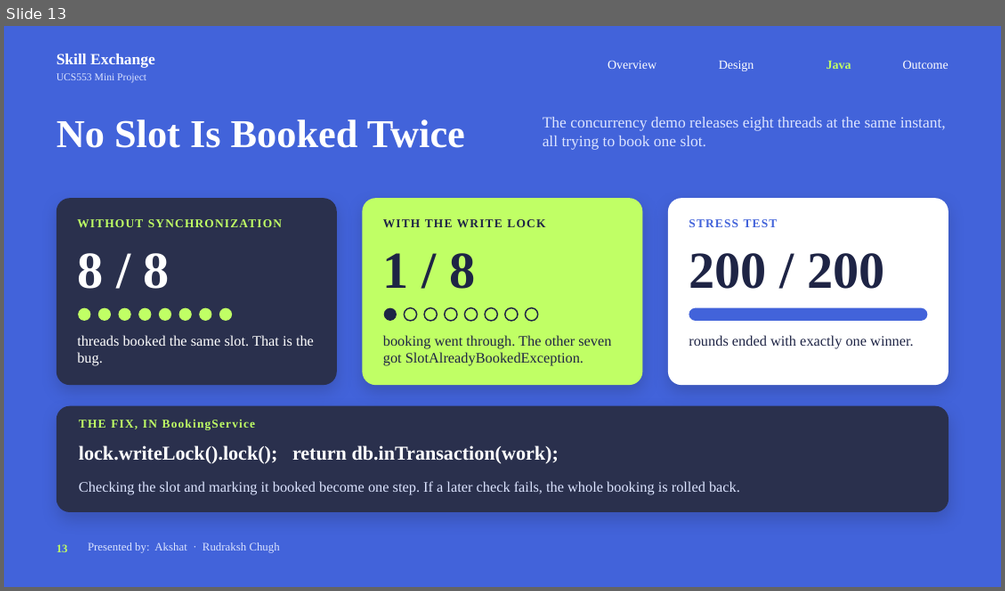
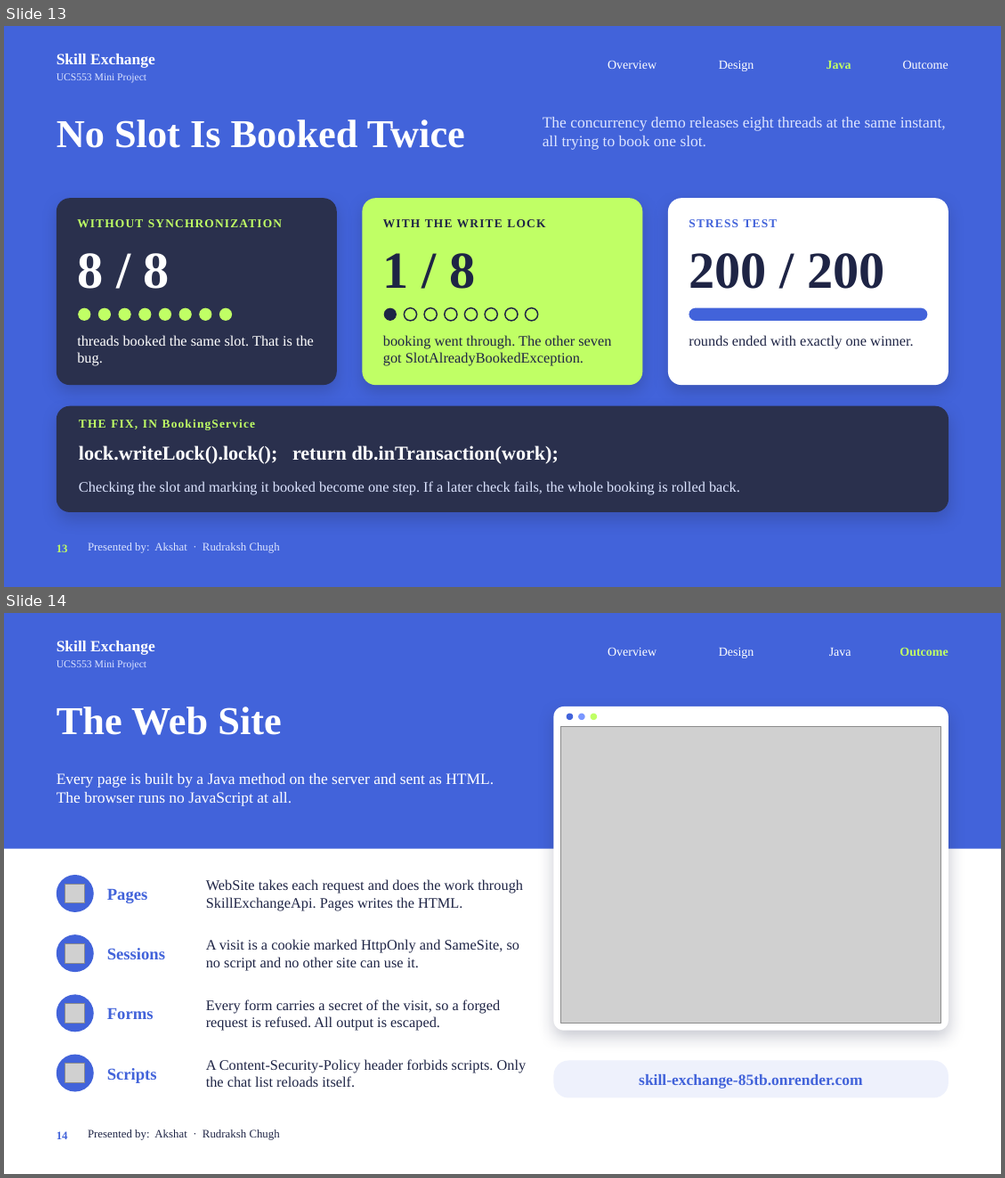
Before and after one commit to RudrakshChugh/JavaProject, a slide deck: Project Presentation.pptx. Shown one above the other, each under a label of ours: slide 13 before the commit, slides 13 and 14 after it. The pictures are 1005x591 and 1005x1178 pixels, drawn with LibreOffice and Linux fonts; fonts in the diff are those of the drawing; grey boxes stand for pictures; background and template pictures are left out. Boxes give left, top, right and bottom in pixels: in the first picture for what was removed or moved away, otherwise in the second. Text is boxed around its words. In the diff, an @@ line names an element or a change of style, - is before the commit and + after.

Commit message:
Update the presentation: web site, hosting, two front ends over one server

```diff
--- a/Project Presentation.pptx
+++ b/Project Presentation.pptx
@@ slide 14 added at [4, 613, 1001, 1174], background #FFFFFF; not listed: 2 template elements that a slide beside it also shows @@
@@ rectangle added at [4, 613, 1001, 849], fill #4263DA @@
@@ text added at [607, 647, 656, 656], 12 pt, text #FFFFFF @@
+Overview
@@ text added at [719, 648, 754, 658], 12 pt, text #FFFFFF @@
+Design
@@ text added at [829, 648, 851, 656], 12 pt, text #FFFFFF @@
+Java
@@ text added at [899, 648, 947, 656], 12 pt, text #C0FF65, bold @@
+Outcome
@@ title added at [57, 706, 281, 735], 38 pt, text #FFFFFF, bold @@
+The Web Site
@@ rounded rectangle added at [554, 706, 948, 1030], fill #FFFFFF @@
@@ ellipse added at [566, 714, 573, 720], fill #4263DA @@
@@ ellipse added at [578, 714, 585, 720], fill #7A97FF @@
@@ ellipse added at [591, 714, 597, 720], fill #C0FF65 @@
@@ picture added at [561, 727, 941, 1022] @@
@@ text added at [57, 773, 494, 806], 15 pt, text #FFFFFF @@
+Every page is built by a Java method on the server and sent as HTML. The browser runs no JavaScript at all.
@@ ellipse added at [57, 875, 94, 912], fill #4263DA @@
@@ text added at [206, 879, 523, 911], 14 pt, text #1E2445 @@
+WebSite takes each request and does the work through SkillExchangeApi. Pages writes the HTML.
@@ picture added at [65, 884, 85, 903] @@
@@ text added at [107, 889, 147, 903], 16 pt, text #4263DA, bold @@
+Pages
@@ ellipse added at [57, 934, 94, 972], fill #4263DA @@
@@ picture added at [65, 943, 85, 963] @@
@@ text added at [107, 948, 165, 959], 16 pt, text #4263DA, bold @@
+Sessions
@@ text added at [206, 939, 520, 971], 14 pt, text #1E2445 @@
+A visit is a cookie marked HttpOnly and SameSite, so no script and no other site can use it.
@@ ellipse added at [57, 995, 94, 1032], fill #4263DA @@
@@ picture added at [65, 1004, 85, 1022] @@
@@ text added at [107, 1008, 154, 1019], 16 pt, text #4263DA, bold @@
+Forms
@@ text added at [206, 999, 500, 1030], 14 pt, text #1E2445 @@
+Every form carries a secret of the visit, so a forged request is refused. All output is escaped.
@@ ellipse added at [57, 1054, 94, 1092], fill #4263DA @@
@@ picture added at [65, 1063, 85, 1083] @@
@@ text added at [206, 1059, 526, 1086], 14 pt, text #1E2445 @@
+A Content-Security-Policy header forbids scripts. Only the chat list reloads itself.
@@ rounded rectangle added at [554, 1060, 948, 1097], fill #EEF1FC, 15 pt, text #4263DA, bold @@
+skill-exchange-85tb.onrender.com
@@ text added at [107, 1068, 157, 1083], 16 pt, text #4263DA, bold @@
+Scripts
@@ page number added at [57, 1131, 68, 1139], 11 pt, text #4263DA, bold @@
+14
@@ text added at [88, 1129, 280, 1140], 11 pt, text #1E2445 @@
+Presented by: Akshat · Rudraksh Chugh
```
Also in this commit, not shown: 14 slides changed.
